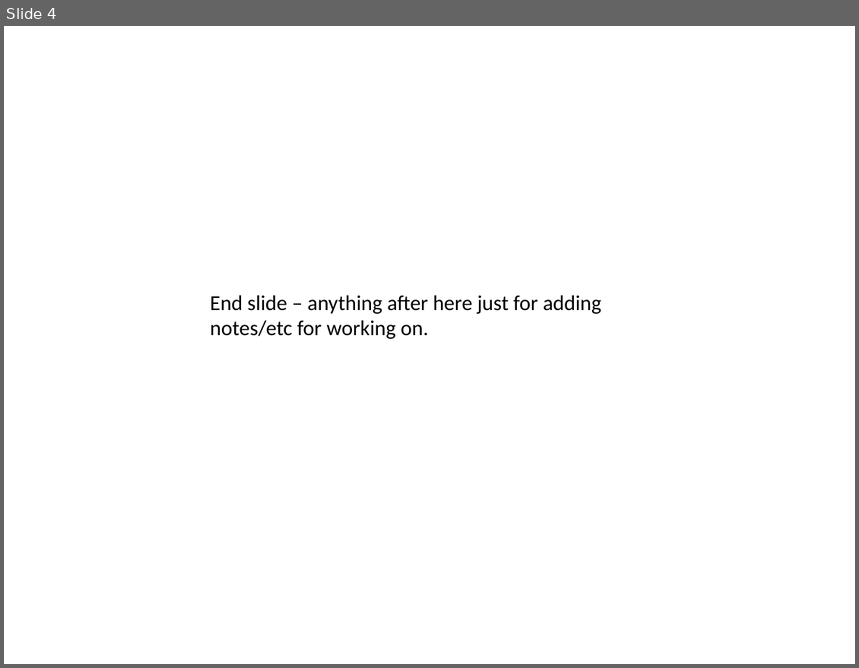
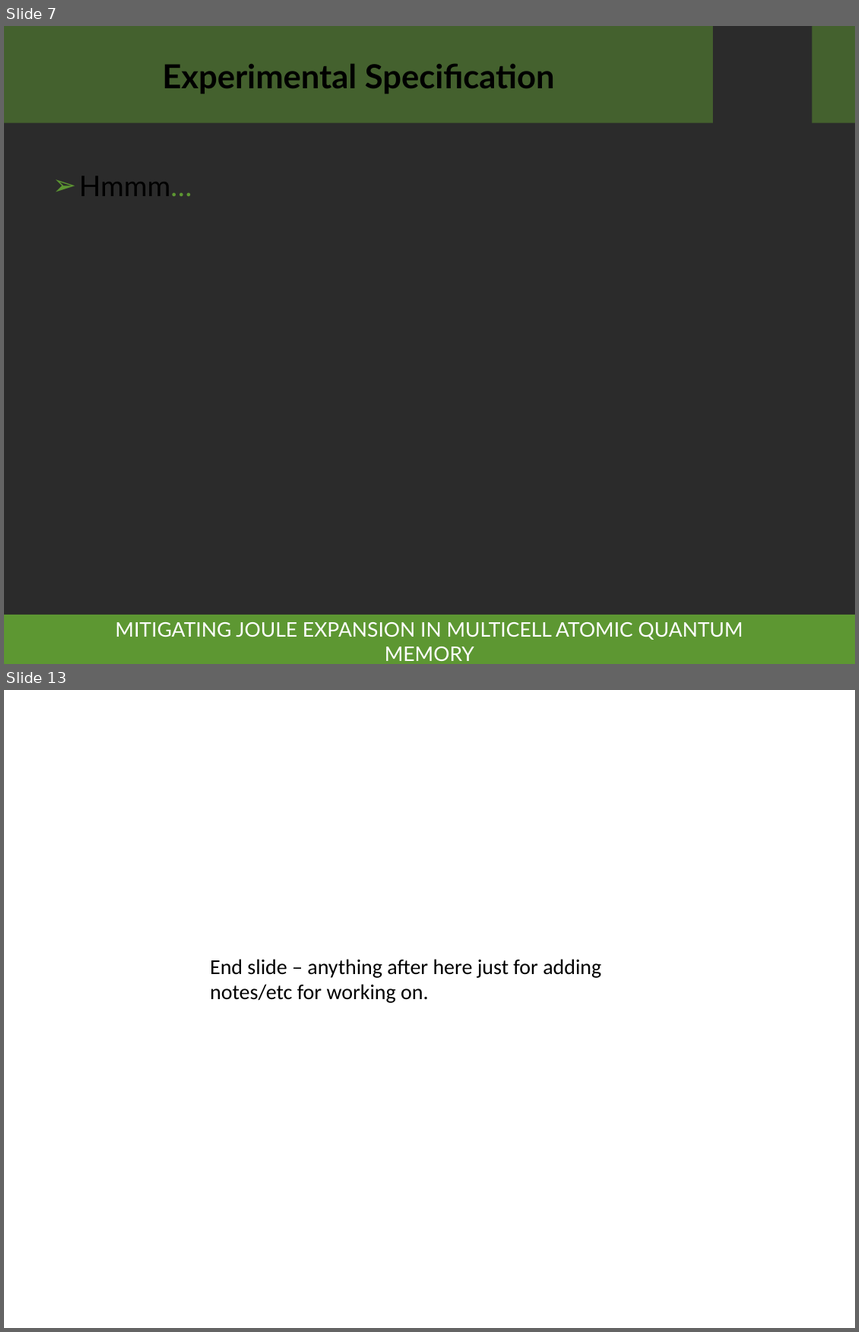
Before and after one commit to lrussell676/PH551_Group_Files, a slide deck: Main_Talk.pptx. Shown one above the other, each under a label of ours: slide 4 before the commit, slides 7 and 13 after it; the slides between them are not shown. The pictures are 859x668 and 859x1332 pixels, drawn with LibreOffice and Linux fonts; fonts in the diff are those of the drawing; background and template pictures are left out; a plain dark background stands for a picture behind light text. Boxes give left, top, right and bottom in pixels: in the first picture for what was removed or moved away, otherwise in the second. Text is boxed around its words. In the diff, an @@ line names an element or a change of style, - is before the commit and + after.

```diff
--- a/Main_Talk.pptx
+++ b/Main_Talk.pptx
@@ slide 7 added at box(4, 26, 855, 664), background picture (left out) @@
@@ rectangle added at box(4, 26, 713, 123), fill #5D9732 at 50% opacity @@
@@ rectangle added at box(812, 26, 855, 123), fill #5D9732 at 50% opacity @@
@@ title added at box(162, 63, 555, 94), 28 pt, text #000000, bold @@
+Experimental Specification
@@ text added at box(79, 176, 192, 196), 24 pt, text #000000 @@
+➢ Hmmm…
@@ rectangle added at box(4, 615, 855, 664), fill #5D9732 @@
@@ subtitle added at box(115, 623, 743, 661), 17 pt, text #FFFFFF @@
+MITIGATING JOULE EXPANSION IN MULTICELL ATOMIC QUANTUM MEMORY
@@ what was slide 4 is now slide 13 @@
```
Also in this commit, not shown: 3 slides changed, 10 other slides added, 1 slide removed.
